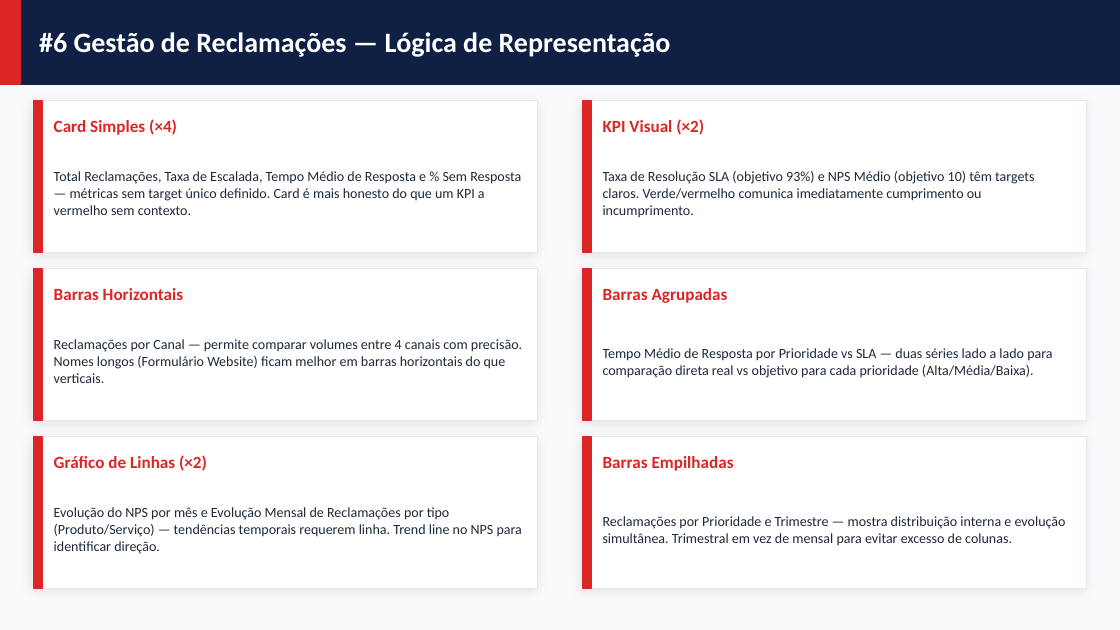
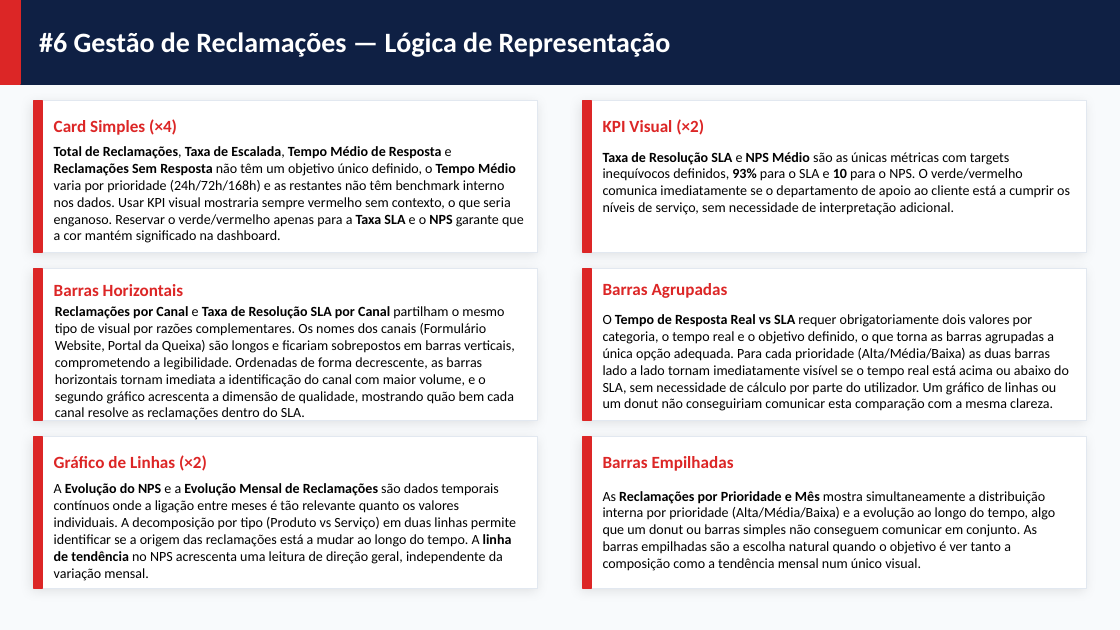
Before and after one commit to mariana13martins1-bit/INFOR, a slide deck: slide 33 of RetailMax_TP2_Apresentacao.pptx (slide 29 before the commit). Drawn at 1120x630 pixels with LibreOffice and Linux fonts; fonts in the diff are those of the drawing. Boxes give left, top, right and bottom in pixels: in the first picture for what was removed or moved away, otherwise in the second. Text is boxed around its words. In the diff, an @@ line names an element or a change of style, - is before the commit and + after.

Commit message:
dashboards 1 e 6 concluidas, ppt concluido para as mesmas dashboards

```diff
--- a/RetailMax_TP2_Apresentacao.pptx
+++ b/RetailMax_TP2_Apresentacao.pptx
@@ text at <box>54,146,524,243</box>: text changed; text colour #1E293B to #000000 @@
-Total Reclamações, Taxa de Escalada, Tempo Médio de Resposta e % Sem Resposta — métricas sem target único definido. Card é mais honesto do que um KPI a vermelho sem contexto.
+Total de Reclamações, Taxa de Escalada, Tempo Médio de Resposta e Reclamações Sem Resposta não têm um objetivo único definido, o Tempo Médio varia por prioridade (24h/72h/168h) e as restantes não têm benchmark interno nos dados. Usar KPI visual mostraria sempre vermelho sem contexto, o que seria enganoso. Reservar o verde/vermelho apenas para a Taxa SLA e o NPS garante que a cor mantém significado na dashboard.
@@ text at <box>603,152,1070,215</box>: text changed; text colour #1E293B to #000000 @@
-Taxa de Resolução SLA (objetivo 93%) e NPS Médio (objetivo 10) têm targets claros. Verde/vermelho comunica imediatamente cumprimento ou incumprimento.
+Taxa de Resolução SLA e NPS Médio são as únicas métricas com targets inequívocos definidos, 93% para o SLA e 10 para o NPS. O verde/vermelho comunica imediatamente se o departamento de apoio ao cliente está a cumprir os níveis de serviço, sem necessidade de interpretação adicional.
@@ text "Barras Horizontais": place and size @@
-text "Barras Horizontais" at <box>54,288,183,300</box>
+text "Barras Horizontais" at <box>54,284,183,296</box>
@@ text "Barras Agrupadas": place and size @@
-text "Barras Agrupadas" at <box>603,288,728,303</box>
+text "Barras Agrupadas" at <box>603,283,728,298</box>
@@ text at <box>55,306,515,420</box>: text changed; text colour #1E293B to #000000 @@
-Reclamações por Canal — permite comparar volumes entre 4 canais com precisão. Nomes longos (Formulário Website) ficam melhor em barras horizontais do que verticais.
+Reclamações por Canal e Taxa de Resolução SLA por Canal partilham o mesmo tipo de visual por razões complementares. Os nomes dos canais (Formulário Website, Portal da Queixa) são longos e ficariam sobrepostos em barras verticais, comprometendo a legibilidade. Ordenadas de forma decrescente, as barras horizontais tornam imediata a identificação do canal com maior volume, e o segundo gráfico acrescenta a dimensão de qualidade, mostrando quão bem cada canal resolve as reclamações dentro do SLA.
@@ text at <box>603,314,1069,411</box>: text changed; text colour #1E293B to #000000 @@
-Tempo Médio de Resposta por Prioridade vs SLA — duas séries lado a lado para comparação direta real vs objetivo para cada prioridade (Alta/Média/Baixa).
+O Tempo de Resposta Real vs SLA requer obrigatoriamente dois valores por categoria, o tempo real e o objetivo definido, o que torna as barras agrupadas a única opção adequada. Para cada prioridade (Alta/Média/Baixa) as duas barras lado a lado tornam imediatamente visível se o tempo real está acima ou abaixo do SLA, sem necessidade de cálculo por parte do utilizador. Um gráfico de linhas ou um donut não conseguiriam comunicar esta comparação com a mesma clareza.
@@ text at <box>54,483,516,581</box>: text changed; text colour #1E293B to #000000 @@
-Evolução do NPS por mês e Evolução Mensal de Reclamações por tipo (Produto/Serviço) — tendências temporais requerem linha. Trend line no NPS para identificar direção.
+A Evolução do NPS e a Evolução Mensal de Reclamações são dados temporais contínuos onde a ligação entre meses é tão relevante quanto os valores individuais. A decomposição por tipo (Produto vs Serviço) em duas linhas permite identificar se a origem das reclamações está a mudar ao longo do tempo. A linha de tendência no NPS acrescenta uma leitura de direção geral, independente da variação mensal.
@@ text at <box>603,491,1055,571</box>: text changed; text colour #1E293B to #000000 @@
-Reclamações por Prioridade e Trimestre — mostra distribuição interna e evolução simultânea. Trimestral em vez de mensal para evitar excesso de colunas.
+As Reclamações por Prioridade e Mês mostra simultaneamente a distribuição interna por prioridade (Alta/Média/Baixa) e a evolução ao longo do tempo, algo que um donut ou barras simples não conseguem comunicar em conjunto. As barras empilhadas são a escolha natural quando o objetivo é ver tanto a composição como a tendência mensal num único visual.
```
Also in this commit, not shown: 8 other slides changed, 6 slides added, 2 slides removed, 1 other file.
